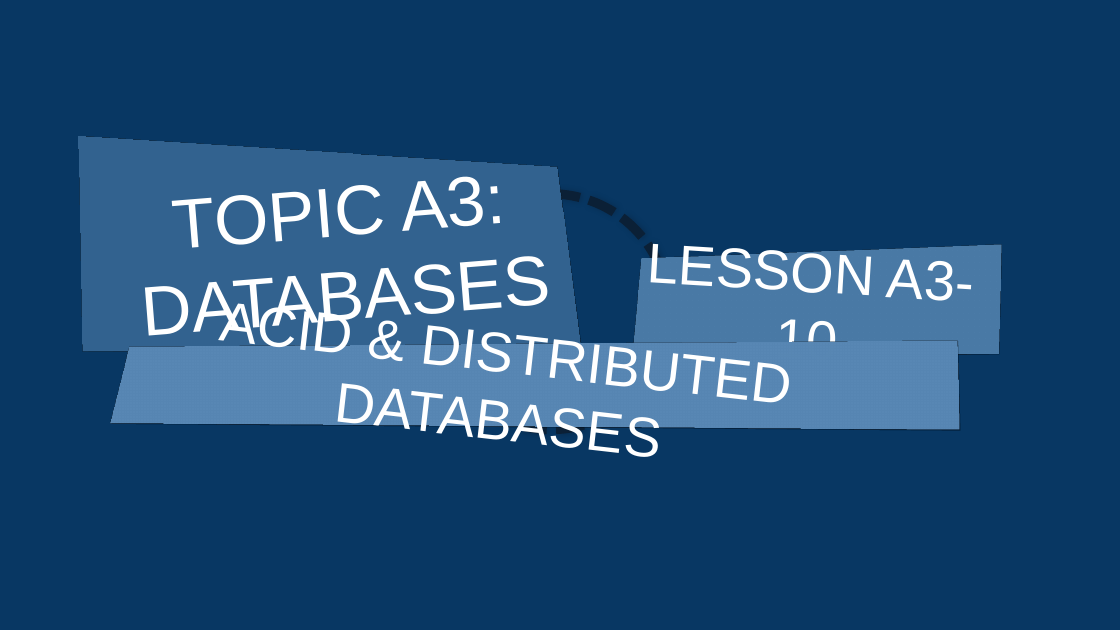
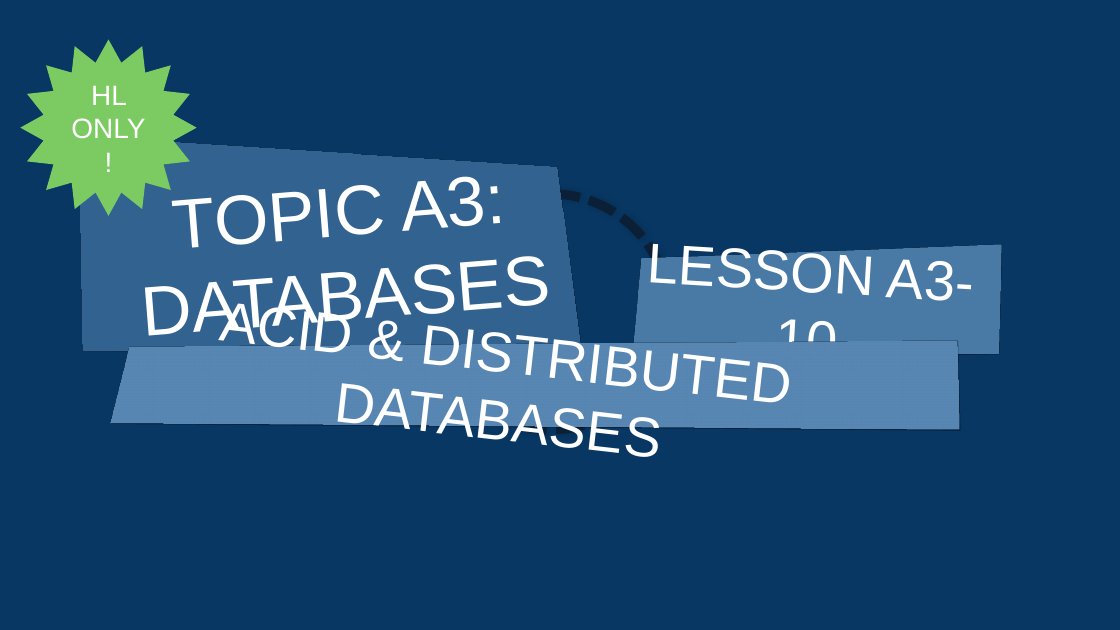
Before and after one commit to JAEOStudios/DP-Computer-Science, a slide deck: slide 1 of Lessons/Lesson A3-10 - ACID & Distributed Databases [HL ONLY].pptx. Drawn at 1120x630 pixels with LibreOffice and Linux fonts; fonts in the diff are those of the drawing. Boxes give left, top, right and bottom in pixels: in the first picture for what was removed or moved away, otherwise in the second. Text is boxed around its words. In the diff, an @@ line names an element or a change of style, - is before the commit and + after.

```diff
--- a/Lessons/Lesson A3-10 - ACID & Distributed Databases [HL ONLY].pptx
+++ b/Lessons/Lesson A3-10 - ACID & Distributed Databases [HL ONLY].pptx
@@ star added at box(20, 39, 197, 216), fill #7CCA62, 24 pt, text #FFFFFF @@
+HL ONLY!
```
Also in this commit, not shown: 2 other slides changed, 1 other file.
